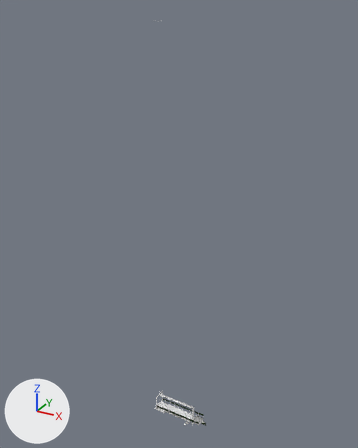
Renders of the FBX model road_train_trailer/meshes/trucks/tuning/extension.fbx from each side of a commit.
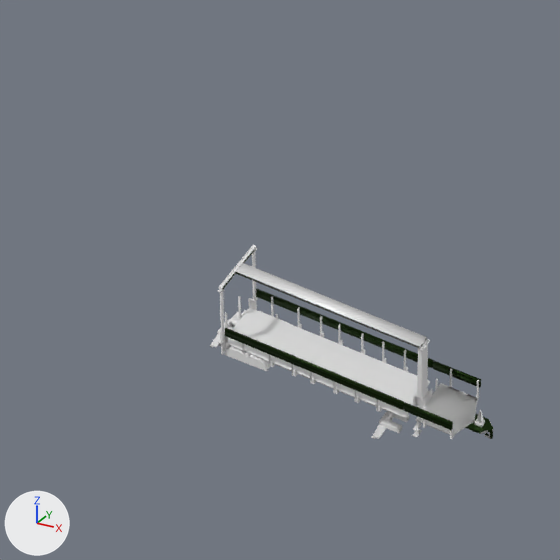
There are two pictures of each version: one whole from a 50 mm camera at (0.477, -0.909, 1.029) aimed at (-0.035, 0.024, 0.563), one close up on the part from 32% to 61% of the width and 77% to 100% of the height. The lights are fixed; the arrows at lower left show +X, +Y and +Z. Where no turn or scale is listed for an object, it has been applied to the vertices. Vertices at the same position are counted once.

The first close-up shows 'cdt_Anchor.004', 'cdt_Body.007', 'cdt_Hitch.004', 'cdt_Hook', 'cdt_Lift.070', 'cdt_Pin.002', 'extension', 'top.019', 'universal'.
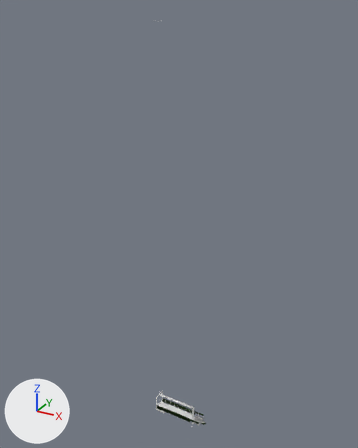
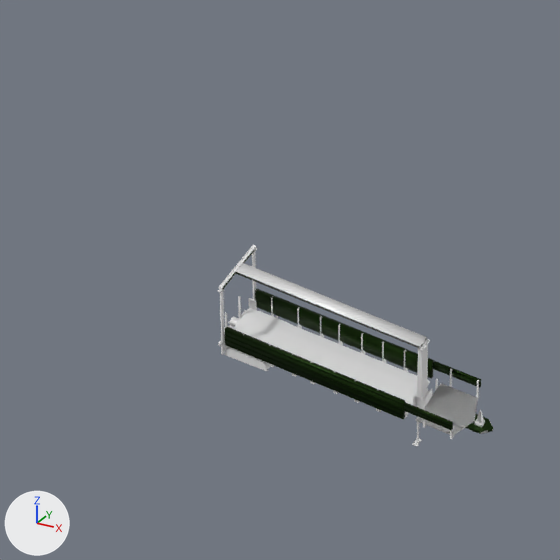
Changed parts and their boxes [x1, y1, x2, y2] in the close-ups (560 x 560 px; the box of a moved part takes in the faces that stretch with it):
```json
{"object": "extension", "change": "reshaped", "before": [210, 246, 485, 439], "after": [218, 246, 485, 447]}
{"object": "cdt_Hitch.004", "change": "deleted", "before": [371, 412, 409, 439]}
{"object": "cdt_Anchor.004", "change": "moved", "before": [412, 429, 422, 437], "after": [412, 429, 422, 446]}
{"part": 1, "of": "me_cube_016", "change": "deleted", "before": [210, 310, 246, 348]}
{"part": 2, "of": "me_cube_174", "change": "moved or reshaped", "before": [256, 289, 433, 368], "after": [255, 289, 433, 378]}
{"part": 3, "of": "me_cube_174", "change": "moved or reshaped", "before": [225, 328, 404, 410], "after": [225, 327, 405, 419]}
{"part": 5, "of": "me_cube_112", "change": "added", "after": [225, 343, 403, 419]}
{"part": 6, "of": "me_cube_112", "change": "added", "after": [225, 339, 403, 415]}
```

Edits to the scene script, one JSON object a line:
```json
{"block": "me_cube_174", "where": "me_cube_174.from_pydata(...)  # 604 vertices, 450 faces; spans x -0.0881..0.045, y -0.0162..0.016, z 0.017..0.0313"}
{"block": "me_cube_174", "where": "# used by ob_cdt_lift_070; location = (0.0, 0.0, -0.0081)"}
{"block": "me_cube_174", "change": "me_cube_174 part 2: 6 vertices removed from x -0.0825..0.0187, y 0.0148..0.016, z 0.0266..0.0313; 6 vertices added at x -0.0825..0.0187, y 0.0139..0.016, z 0.0206..0.0313"}
{"block": "me_cube_174", "change": "me_cube_174 part 3: 6 vertices moved from x -0.0825..0.0187, y -0.0162..-0.015, z 0.0266..0.0313 to x -0.0825..0.0187, y -0.0162..-0.0141, z 0.0206..0.0313"}
{"block": "me_cube_016_cube_184", "where": "me_cube_016_cube_184.from_pydata(...)  # 56 vertices, 34 faces; spans x 0.0217..0.0243, y -0.0117..0.0117, z 0.0111..0.0251"}
{"block": "me_cube_016_cube_184", "where": "# used by ob_cdt_anchor_004; location = (0.0, 0.0, -0.0114)"}
{"block": "me_cube_016_cube_184", "change": "me_cube_016_cube_184 part 4: the whole mesh is moved by (-0.0239, 0.0, -0.0093)"}
{"block": "me_cube_112", "where": "me_cube_112.from_pydata(...)  # 120 vertices, 92 faces; spans x -0.1466..-0.0173, y -0.0161..0.0161, z -0.0305..0.0009"}
{"block": "me_cube_112", "where": "# used by ob_top_019; location = (0.0623, -0.0001, 0.049)"}
{"block": "me_cube_112", "change": "me_cube_112 part 5: the loose piece of 8 vertices spanning x -0.1448..-0.0436, y -0.0161..-0.0149, z -0.0304..-0.029 is copied, and the copy is moved by (0.0, 0.0, -0.006); it spans x -0.1448..-0.0436, y -0.0161..-0.0149, z -0.0364..-0.035"}
{"block": "me_cube_112", "change": "me_cube_112 part 6: the loose piece of 8 vertices spanning x -0.1448..-0.0436, y -0.0161..-0.0149, z -0.0304..-0.029 is copied, and the copy is moved by (0.0, 0.0, -0.003); it spans x -0.1448..-0.0436, y -0.0161..-0.0149, z -0.0334..-0.032"}
{"block": "me_cube_016", "where": "# used by ob_extension; location = (-0.2304, 0.0069, 0.0309)"}
{"op": "remove", "block": "me_cube_016", "code": "me_cube_016.from_pydata(...)  # 25023 vertices, 19864 faces; spans x 0.1358..0.2849, y -0.0248..0.0109, z -0.0308..0.0194"}
{"op": "add", "block": "me_cube_016", "code": "me_cube_016.from_pydata(...)  # 24403 vertices, 19218 faces; spans x 0.1446..0.2849, y -0.0248..0.0109, z -0.0372..0.0194"}
{"block": "me_cube_016", "change": "me_cube_016 part 1: 22 loose pieces with 596 vertices, spanning x 0.1358..0.1432, y -0.0199..0.006, z -0.0271..-0.0207, are deleted"}
{"op": "set", "path": "ob_cdt_anchor_004.location", "old": "(0.0, 0.0, -0.0114)", "new": "(0.0238, 0.0, -0.0081)"}
{"op": "remove", "block": "ob_cdt_hitch_004", "code": ["ob_cdt_hitch_004 = bpy.data.objects.new('cdt_Hitch.004', me_cube_030)", "ob_cdt_hitch_004.location = (0.0, 0.0, -0.0081)"]}
{"op": "remove", "block": "ob_cdt_hook", "code": ["ob_cdt_hook = bpy.data.objects.new('cdt_Hook', me_cube_665)", "ob_cdt_hook.location = (0.0586, -0.0009, 0.0061)"]}
```
